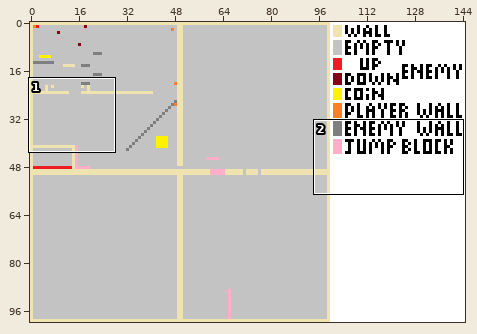
Sprite sheet, stored at src/Map.png. The first picture is a wide view before the edit; the outline marks the close-up.
Close-up. First the earlier version:
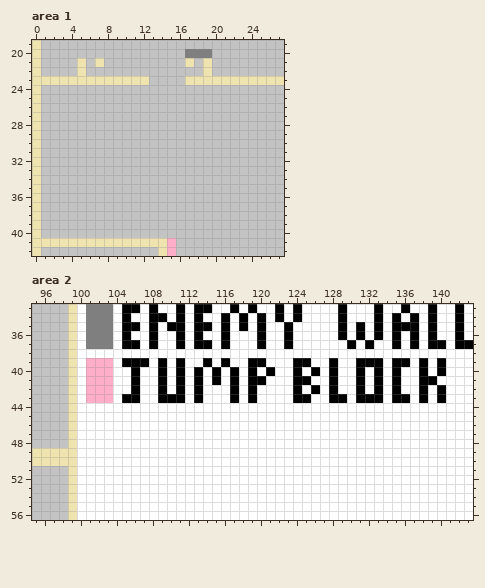
The file is 145x100 pixels. Shown: area 1: x 0..27, y 19..42; area 2: x 95..143, y 33..56.
The same view after the edit:
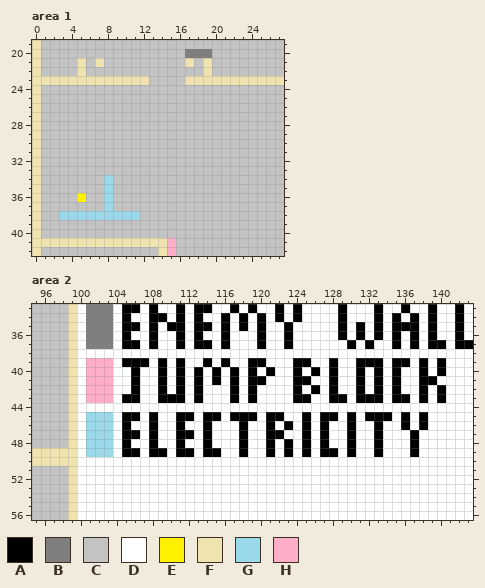
Palette (. is transparent): A #000000  B #7f7f7f  C #c3c3c3  D #ffffff  E #fff200  F #efe4b0  G #99d9ea  H #ffaec9
Changes in this commit:
Changed rows in their new state; - is an unchanged pixel.
Area 1:
first column x 3:
34 -----G---
35 -----G---
36 --E--G---
37 -----G---
38 GGGGGGGGG
Area 2:
first column x 101:
45 GGG-AA-A--AA-AA-AAA-AA--A-AA-A-AAA-A-A
46 GGG-A--A--A--A---A--A-A-A-A--A--A--A-A
47 GGG-AA-A--AA-A---A--AA--A-A--A--A---A-
48 GGG-A--A--A--A---A--A-A-A-A--A--A---A-
49 GGG-AA-AA-AA-AA--A--A-A-A-AA-A--A---A-
Changed places in both close-ups, as pixel boxes (x1, y1, x2, y2):
changed: (59, 175, 140, 220)
changed: (86, 412, 428, 457)
